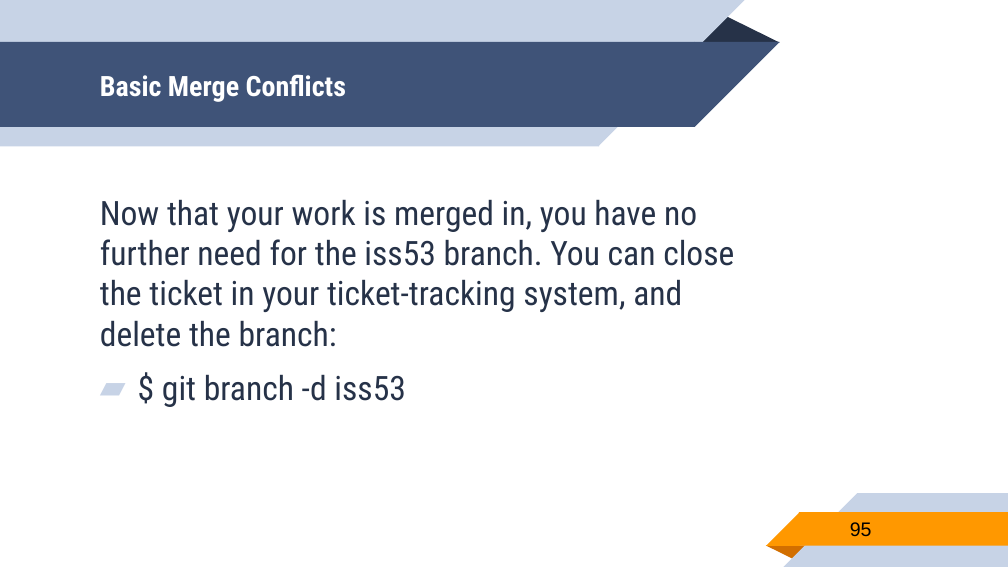
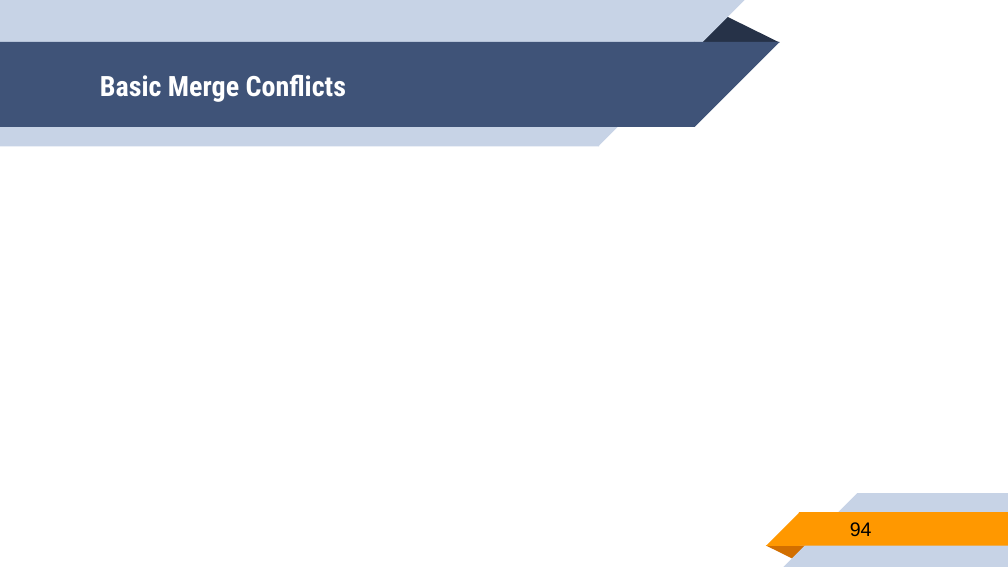
Before and after one commit to nguyentrongtiencntt/GIT, a slide deck: slide 94 of GIT.pptx (slide 95 before the commit). Drawn at 1008x567 pixels with LibreOffice and Linux fonts; fonts in the diff are those of the drawing. Boxes give left, top, right and bottom in pixels: in the first picture for what was removed or moved away, otherwise in the second. Text is boxed around its words. In the diff, an @@ line names an element or a change of style, - is before the commit and + after.

```diff
--- a/GIT.pptx
+++ b/GIT.pptx
@@ text removed at bbox=[100, 199, 734, 407] @@
-Now that your work is merged in, you have no further need for the iss53 branch. You can close the ticket in your ticket-tracking system, and delete the branch:
-▰ $ git branch -d iss53
@@ page number at bbox=[850, 522, 872, 537]: text changed @@
-95
+94
```
Also in this commit, not shown: 3 other slides changed, 1 slide removed, 1 other file.
